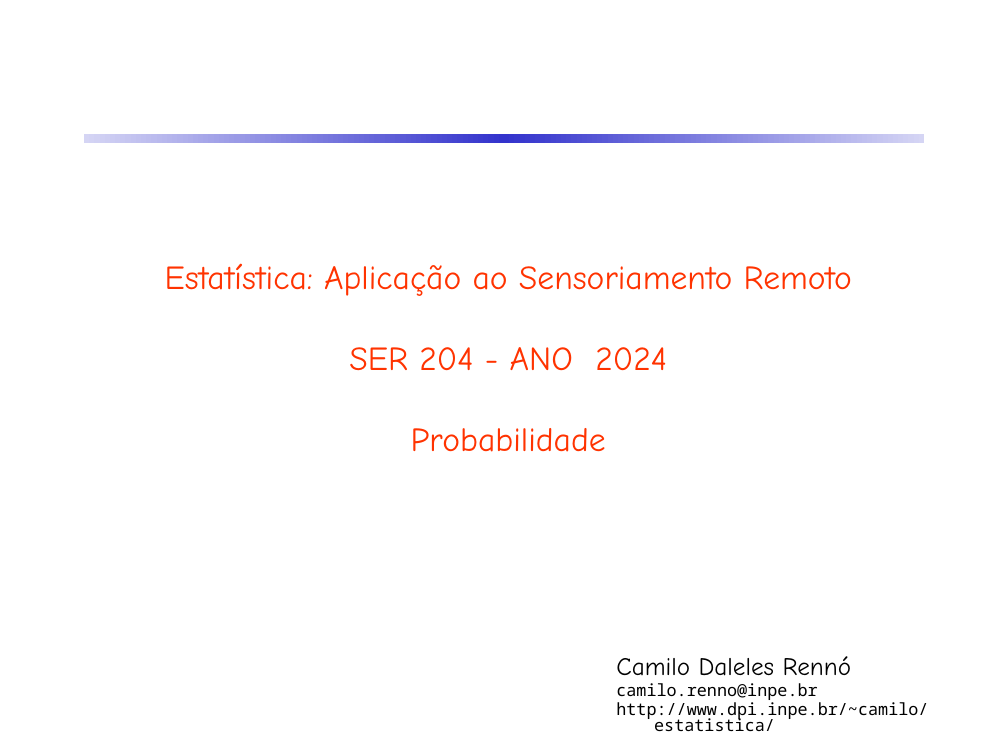
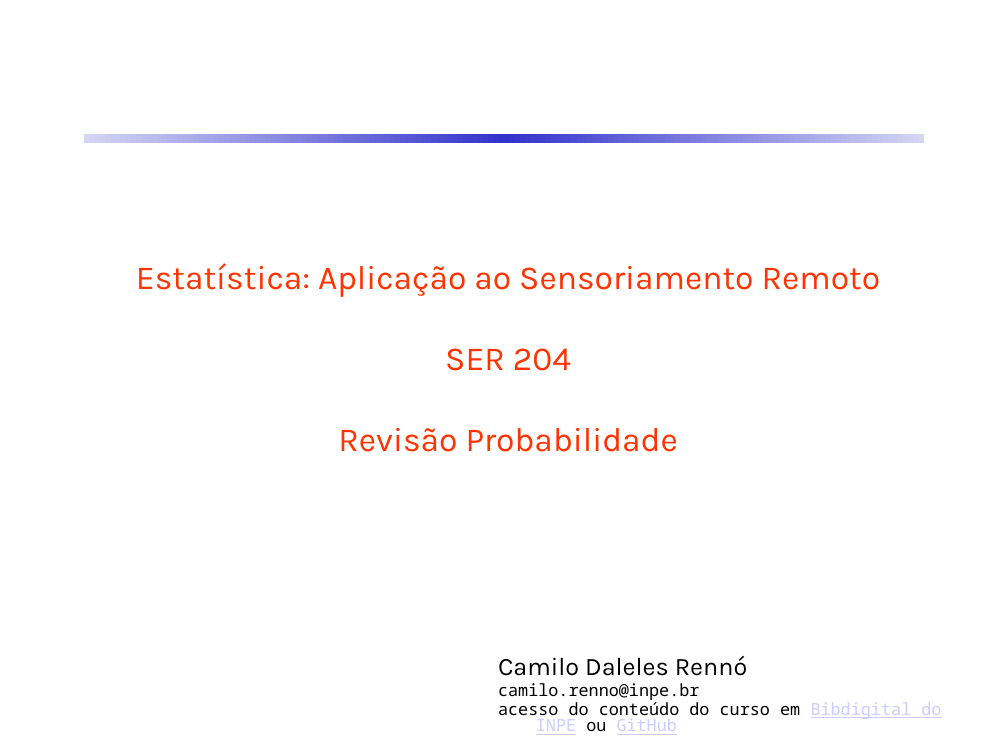
Before and after one commit to CDRenno/Estatistica, a slide deck: slide 1 of ppt/Revisao_Prob.pptx. Drawn at 1008x756 pixels with LibreOffice and Linux fonts; fonts in the diff are those of the drawing. Boxes give left, top, right and bottom in pixels: in the first picture for what was removed or moved away, otherwise in the second. Text is boxed around its words. In the diff, an @@ line names an element or a change of style, - is before the commit and + after.

```diff
--- a/ppt/Revisao_Prob.pptx
+++ b/ppt/Revisao_Prob.pptx
@@ text at bbox=[136, 263, 881, 452]: text changed; font Comic Neue to Karla @@
-Estatística: Aplicação ao Sensoriamento Remoto
-SER 204 - ANO 2024
-Probabilidade
+Estatística: Aplicação ao Sensoriamento Remoto
+SER 204
+Revisão Probabilidade
@@ text "Camilo Daleles Rennó": place and size @@
-text "Camilo Daleles Rennó" at bbox=[616, 656, 928, 731]
+text "Camilo Daleles Rennó" at bbox=[498, 656, 941, 735]
@@ text at bbox=[498, 656, 748, 676]: font Comic Neue to Karla in "Camilo Daleles Rennó" @@
@@ text at bbox=[498, 702, 941, 735]: text changed @@
-http://www.dpi.inpe.br/~camilo/estatistica/
+acesso do conteúdo do curso em Bibdigital do INPE ou GitHub
```
Also in this commit, not shown: 41 other slides changed, 1 other file.
